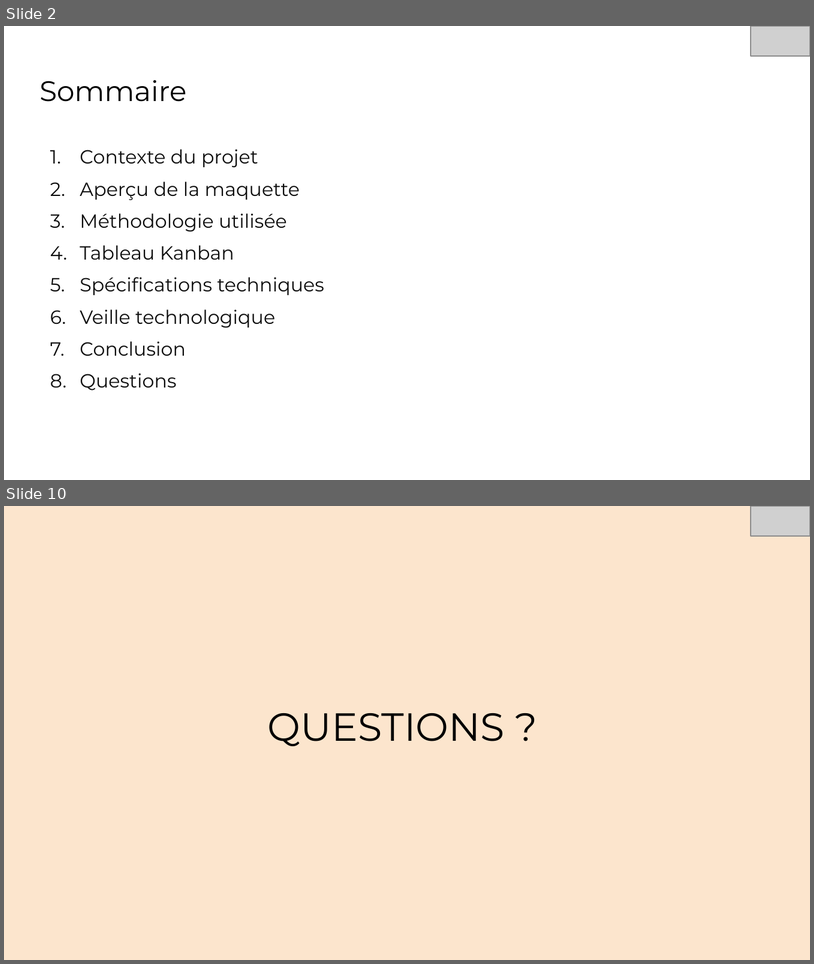
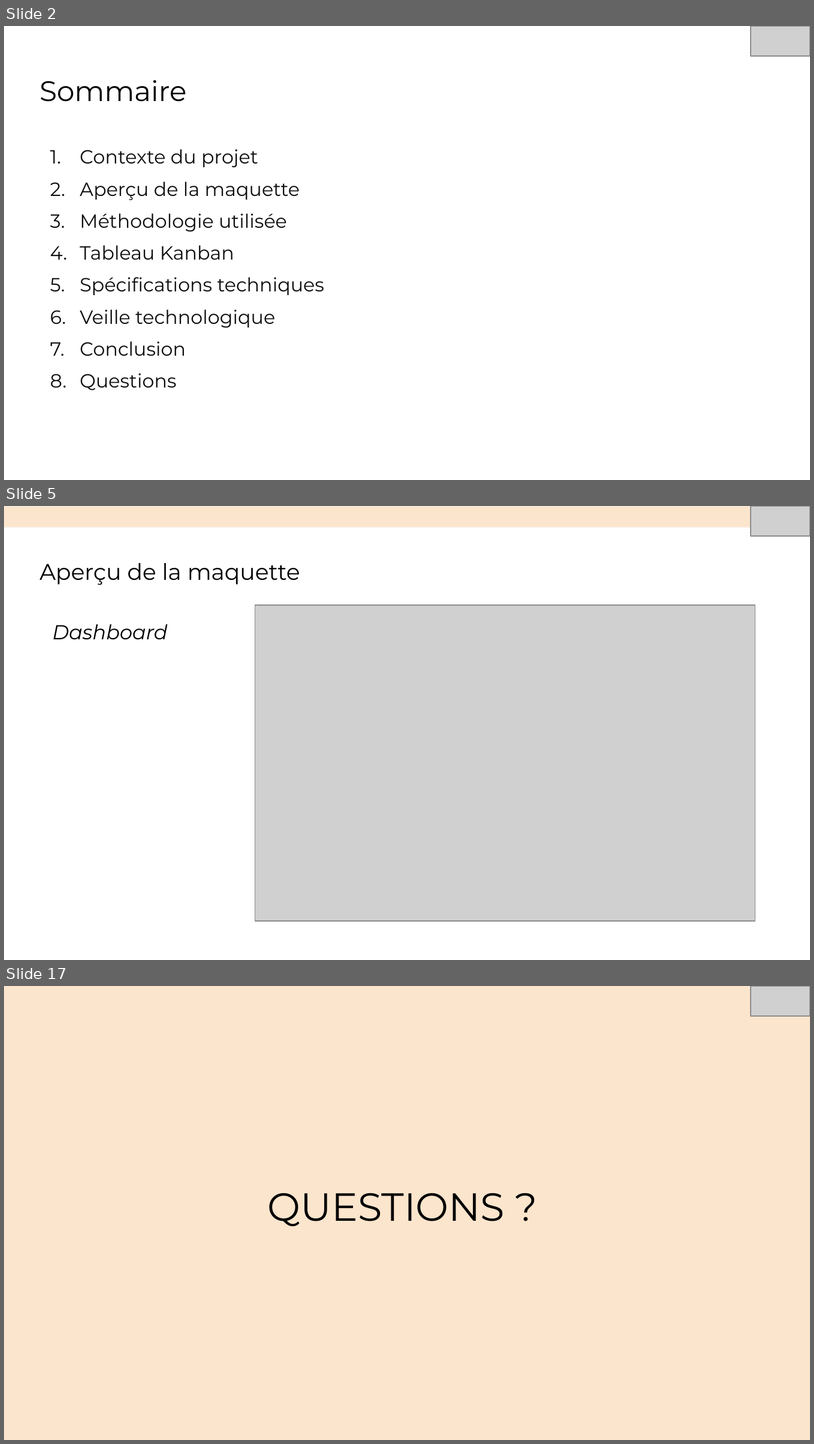
Before and after one commit to sunny-biard/MenuMaker, a slide deck: BIARD_Sunny_4_presentation_052024.pptx. Shown one above the other, each under a label of ours: slides 2 and 10 before the commit, slides 2, 5 and 17 after it; the slides between them are not shown. The pictures are 814x964 and 814x1444 pixels, drawn with LibreOffice and Linux fonts; fonts in the diff are those of the drawing; grey boxes stand for pictures. Boxes give left, top, right and bottom in pixels: in the first picture for what was removed or moved away, otherwise in the second. Text is boxed around its words. In the diff, an @@ line names an element or a change of style, - is before the commit and + after.

```diff
--- a/BIARD_Sunny_4_presentation_052024.pptx
+++ b/BIARD_Sunny_4_presentation_052024.pptx
@@ slide 5 added at box(4, 506, 810, 960), background #FFFFFF @@
@@ rectangle added at box(4, 506, 810, 527), fill #FCE5CD, outline #F7EDDE 0.75 pt @@
@@ picture added at box(751, 506, 810, 536) @@
@@ title added at box(39, 563, 300, 585), 20.2 pt, text #000000 @@
+Aperçu de la maquette
@@ picture added at box(255, 605, 756, 921) @@
@@ text added at box(53, 624, 168, 639), 18 pt, text #000000, italic @@
+Dashboard
@@ what was slide 10 is now slide 17 @@
```
Also in this commit, not shown: 7 slides changed, 6 other slides added, 10 other files.
